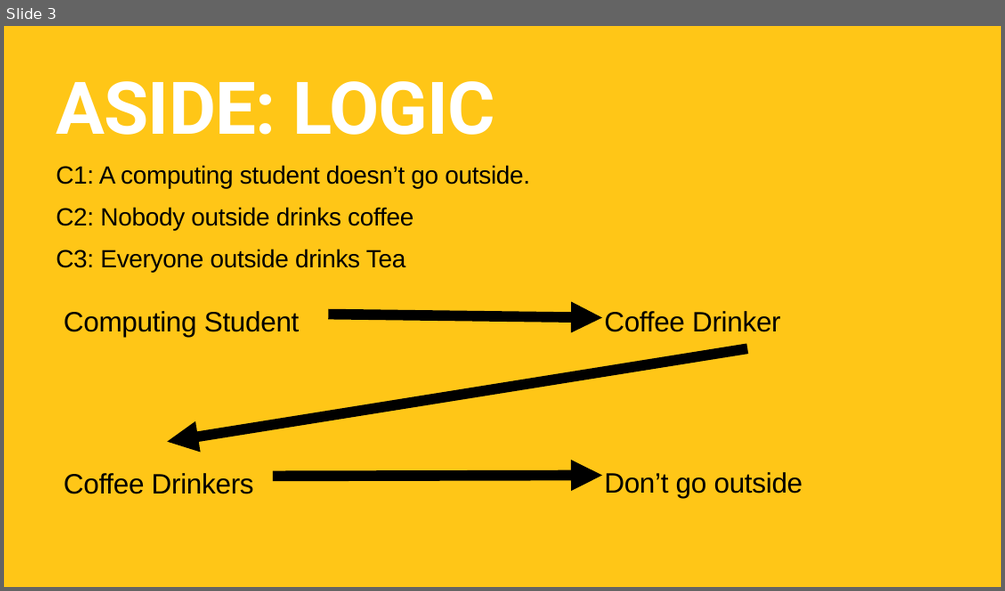
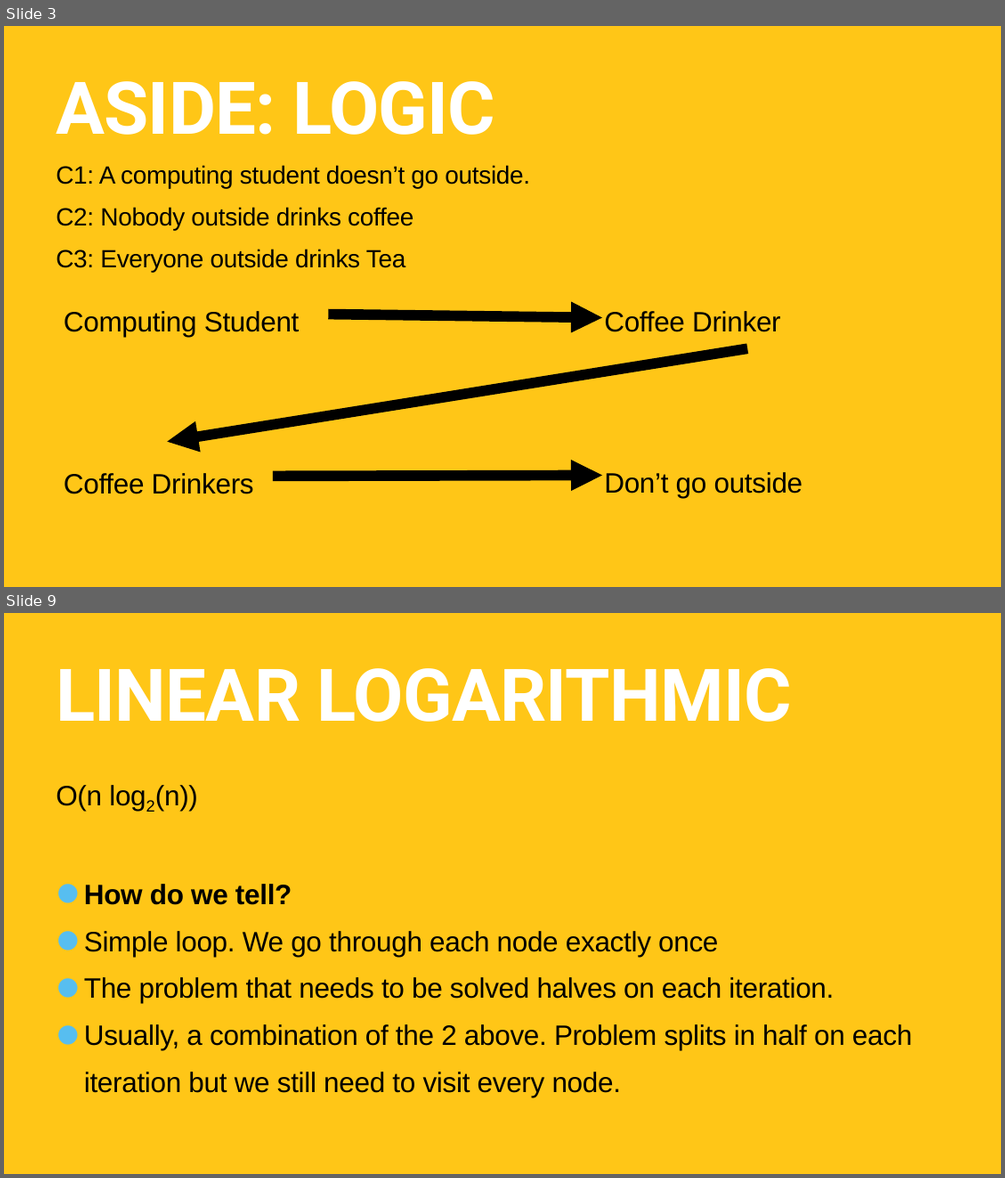
Before and after one commit to TommyWoodley/teaching, a slide deck: ALevel/BigO/BigOPresentation.pptx. Shown one above the other, each under a label of ours: slide 3 before the commit, slides 3 and 9 after it; the slides between them are not shown. The pictures are 1005x591 and 1005x1178 pixels, drawn with LibreOffice and Linux fonts; fonts in the diff are those of the drawing. Boxes give left, top, right and bottom in pixels: in the first picture for what was removed or moved away, otherwise in the second. Text is boxed around its words. In the diff, an @@ line names an element or a change of style, - is before the commit and + after.

```diff
--- a/ALevel/BigO/BigOPresentation.pptx
+++ b/ALevel/BigO/BigOPresentation.pptx
@@ slide 9 added at (4,613,1001,1174), background #FFC617 @@
@@ title added at (56,668,792,722), 140 pt, text #FFFFFF, bold @@
+LINEAR LOGARITHMIC
@@ text added at (56,785,912,1097), 54 pt, text #000000 @@
+O(n log2(n))
+• How do we tell?
+• Simple loop. We go through each node exactly once
+• The problem that needs to be solved halves on each iteration.
+• Usually, a combination of the 2 above. Problem splits in half on each iteration but we still need to visit every node.
```
Also in this commit, not shown: 7 other slides added, 10 slides removed.
